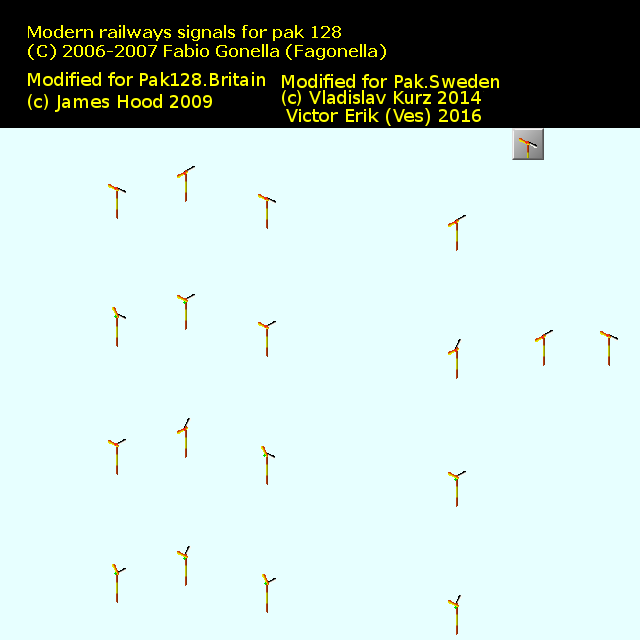
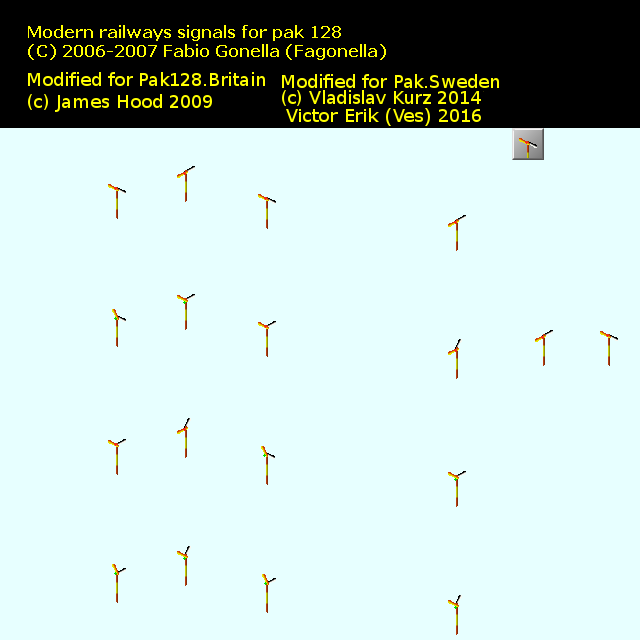
The second 640 × 640 image is a revision of the first. Changes to its layers:
painted on "Vingar" over [112, 307, 126, 322]
